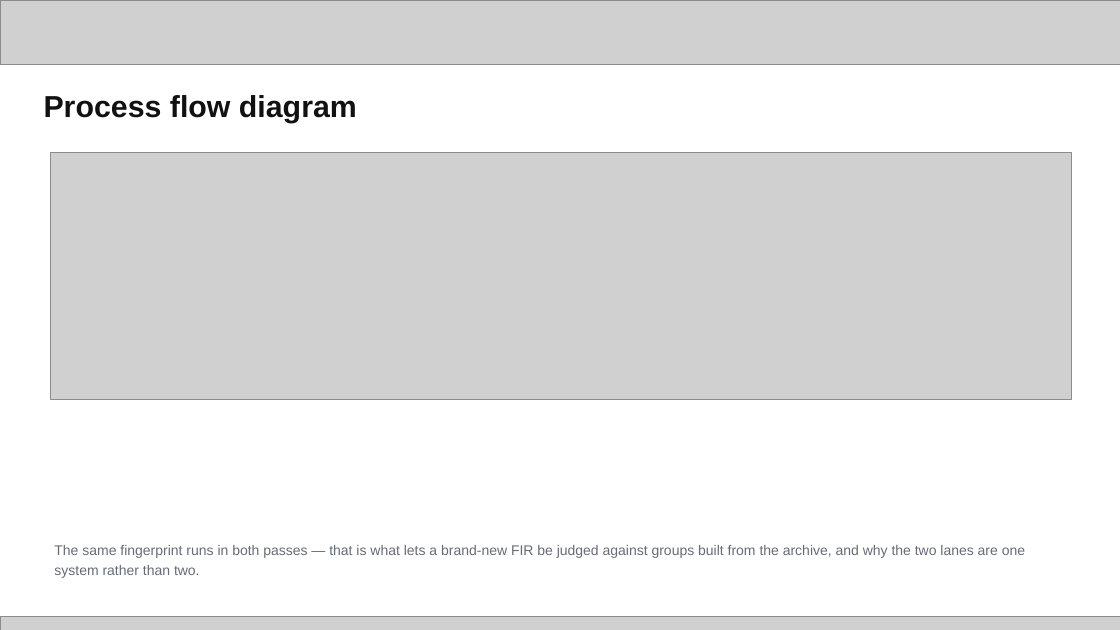
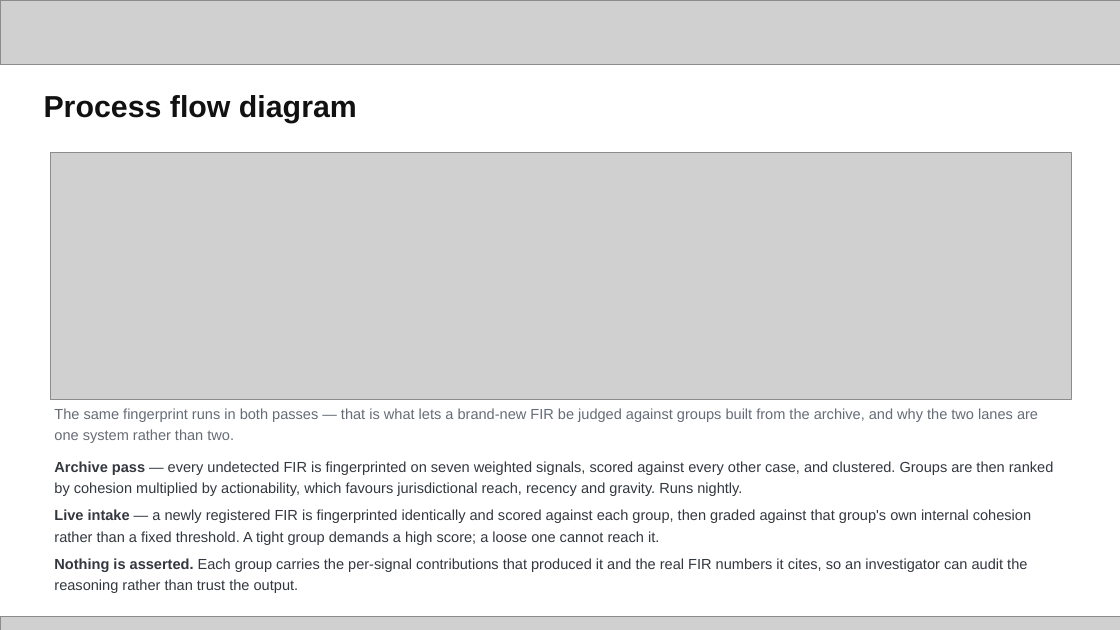
Before and after one commit to whysush/drishti-crimelink, a slide deck: slide 5 of docs/submission/Drishti_KSP_Datathon_2026_Prototype_Submission.pptx. Drawn at 1120x630 pixels with LibreOffice and Linux fonts; fonts in the diff are those of the drawing; grey boxes stand for pictures. Boxes give left, top, right and bottom in pixels: in the first picture for what was removed or moved away, otherwise in the second. Text is boxed around its words. In the diff, an @@ line names an element or a change of style, - is before the commit and + after.

```diff
--- a/docs/submission/Drishti_KSP_Datathon_2026_Prototype_Submission.pptx
+++ b/docs/submission/Drishti_KSP_Datathon_2026_Prototype_Submission.pptx
@@ text "The same fingerprint runs in ...": place and size @@
-text "The same fingerprint runs in ..." at box(54, 545, 1025, 578)
+text "The same fingerprint runs in ..." at box(54, 408, 1054, 593)
@@ text at box(54, 408, 1038, 443): size 12 to 12.5 pt in "The same fingerprint runs in both passes ..."; more space between paragraphs @@
@@ text at box(54, 461, 1054, 593): paragraphs added @@
+Archive pass — every undetected FIR is fingerprinted on seven weighted signals, scored against every other case, and clustered. Groups are then ranked by cohesion multiplied by actionability, which favours jurisdictional reach, recency and gravity. Runs nightly.
+Live intake — a newly registered FIR is fingerprinted identically and scored against each group, then graded against that group's own internal cohesion rather than a fixed threshold. A tight group demands a high score; a loose one cannot reach it.
+Nothing is asserted. Each group carries the per-signal contributions that produced it and the real FIR numbers it cites, so an investigator can audit the reasoning rather than trust the output.
```
Also in this commit, not shown: 3 other slides changed, 1 slide added, 1 slide removed, 2 other files.
